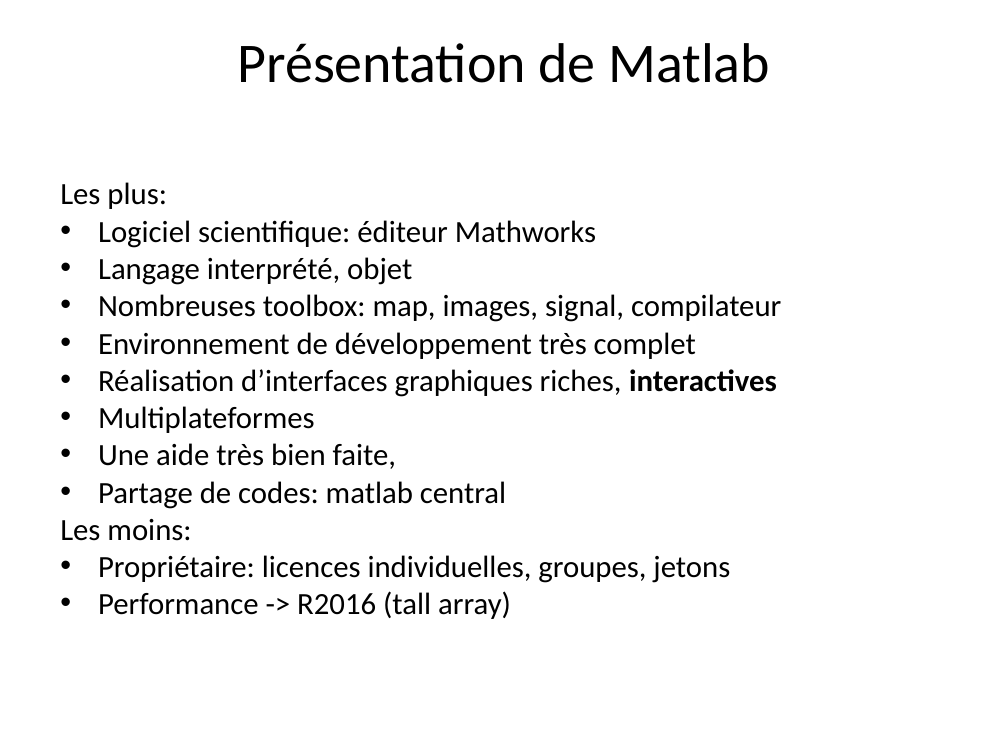
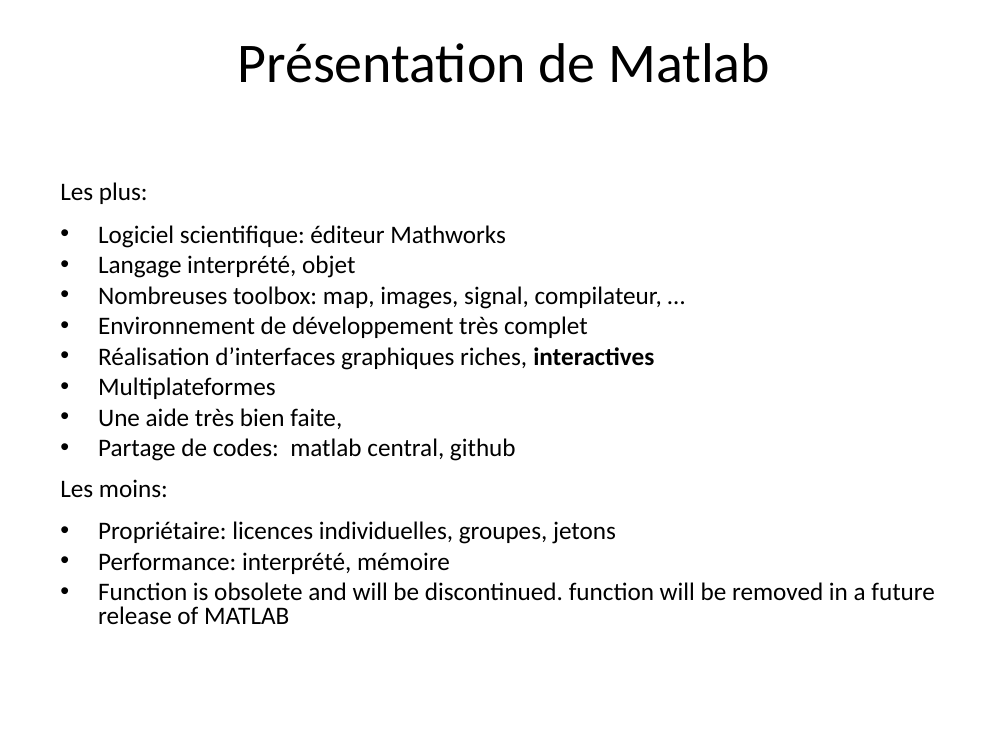
Before and after one commit to jgrelet/course-object-programing-with-Matlab, a slide deck: slide 7 of Introduction à la programmation objet avec Matlab.ppt (slide 6 before the commit). Drawn at 1008x756 pixels with LibreOffice and Linux fonts; fonts in the diff are those of the drawing. Boxes give left, top, right and bottom in pixels: in the first picture for what was removed or moved away, otherwise in the second. Text is boxed around its words. In the diff, an @@ line names an element or a change of style, - is before the commit and + after.

```diff
--- a/Introduction à la programmation objet avec Matlab.ppt
+++ b/Introduction à la programmation objet avec Matlab.ppt
@@ text at (60,182,654,544): size 22 to 18 pt in "Les plus:", "Logiciel scientifique: éditeur Mathworks", "Langage interprété, objet", "Environnement de développement très complet" and 5 more places; less space between paragraphs @@
@@ text at (98,286,662,309): text changed; size 22 to 18 pt @@
-• Nombreuses toolbox: map, images, signal, compilateur
+• Nombreuses toolbox: map, images, signal, compilateur, …
@@ text at (98,438,516,461): text changed; size 22 to 18 pt @@
-• Partage de codes: matlab central
+• Partage de codes: matlab central, github
@@ text at (98,552,935,624): text changed; size 22 to 18 pt @@
-• Performance -> R2016 (tall array)
+• Performance: interprété, mémoire
+• Function is obsolete and will be discontinued. function will be removed in a future release of MATLAB
```
Also in this commit, not shown: 4 other slides changed, 12 slides added, 10 slides removed, 8 other files.
